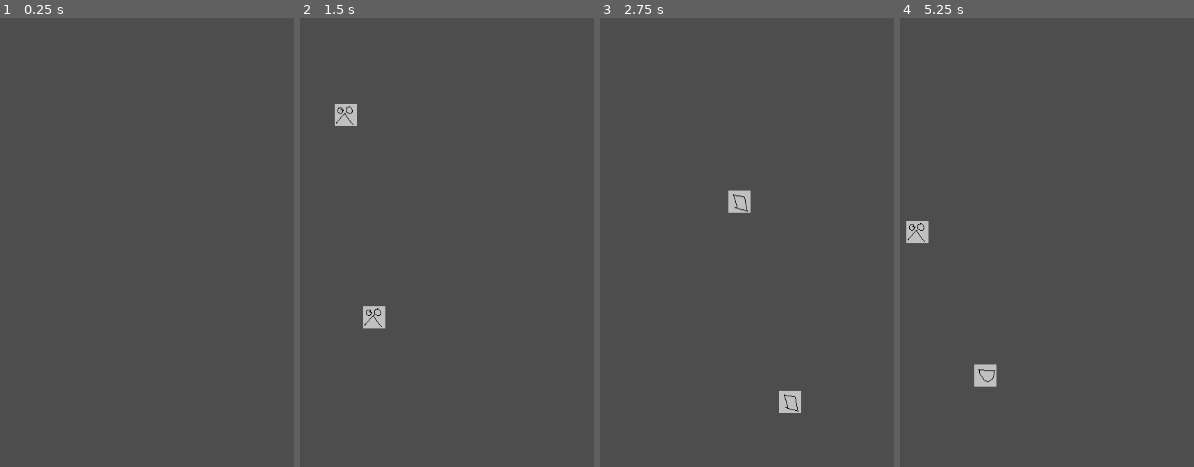
Above: before the commit, frames 1-4 (left to right).
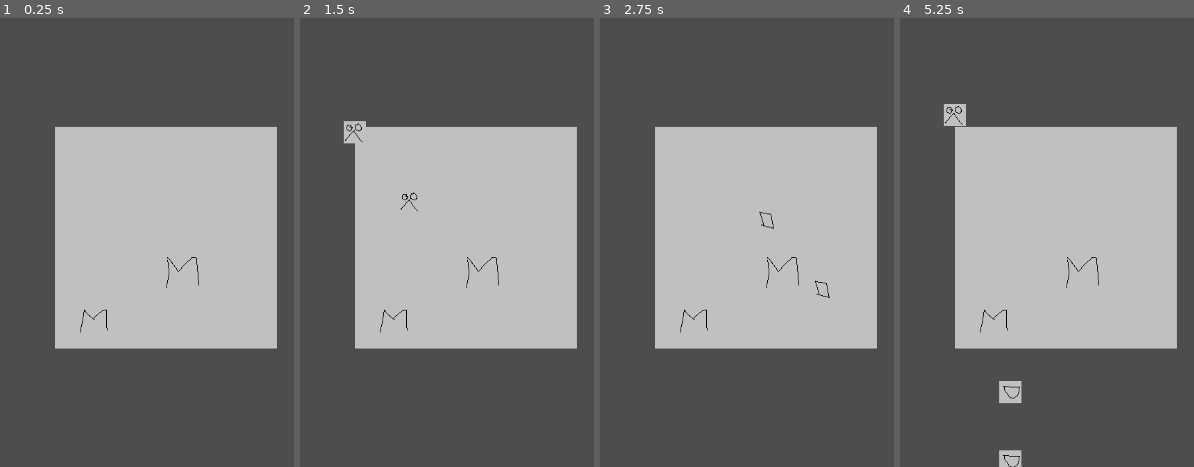
Above: after the commit, the same moments.

Repository: nfraprado/gamejam-2026-01-27
Game: Godot game, scene res://main.tscn
Two runs of this game, one before a commit and one after it. Both use one fixed random seed, a clock stepped at 60 frames per second and the inputs below.
Inputs:
- Up to frame 1 (0.25 s): no input
- Up to frame 2 (1.5 s): tap Enter at 0.5 s; hold A (SendLane1) 0.53-1.28 s; tap S (SendLane2) at 1.35 s
- Up to frame 3 (2.75 s): hold D (SendLane3) from 2.03 s (still down)
- Up to frame 4 (5.25 s): release D (SendLane3) at 2.78 s; tap F (SendLane4) at 2.85 s; hold G (SendLane5) 3.53-4.28 s; tap A (SendLane1) at 4.35 s; hold S (SendLane2) from 5.03 s (still down)

The runs differ from the first frame. In frame 1, 37% of the frame differs, in the area x 18-95%, y 24-74%; in frame 2, 37%; in frame 3, 37%; in frame 4, 39%, in the area x 2-95%, y 19-100%.

Commit message:
Align spawns

Diff:
--- a/enemy_spawner.tscn
+++ b/enemy_spawner.tscn
@@ -11,16 +11,16 @@
 position = Vector2(-160, 0)
 
 [node name="Lane2" type="Marker2D" parent="." unique_id=1108920040]
-position = Vector2(-78, -2)
+position = Vector2(-80, 0)
 
 [node name="Lane3" type="Marker2D" parent="." unique_id=762889639]
-position = Vector2(-1, 1)
+position = Vector2(0, 1)
 
 [node name="Lane4" type="Marker2D" parent="." unique_id=677053786]
-position = Vector2(89, -5)
+position = Vector2(80, 0)
 
 [node name="Lane5" type="Marker2D" parent="." unique_id=1406857735]
-position = Vector2(188, -1)
+position = Vector2(160, 0)
 
 [node name="Timer" type="Timer" parent="." unique_id=504267637]
 autostart = true
--- a/main.tscn
+++ b/main.tscn
@@ -7,12 +7,12 @@
 [node name="Main" type="Node2D" unique_id=645267586]
 
 [node name="PlayerSpawner" parent="." unique_id=29089795 instance=ExtResource("1_0xm2m")]
-position = Vector2(551, 608)
+position = Vector2(588, 632)
 
 [node name="EnemySpawner" parent="." unique_id=1690881379 instance=ExtResource("2_h2yge")]
-position = Vector2(534, 184)
+position = Vector2(588, 15)
 
 [node name="Sprite2D" type="Sprite2D" parent="." unique_id=1862665704]
-visible = false
-position = Vector2(557, 290)
+z_index = -1
+position = Vector2(588, 317)
 texture = ExtResource("3_h2yge")
--- a/player_spawner.tscn
+++ b/player_spawner.tscn
@@ -15,19 +15,18 @@
 shape = SubResource("RectangleShape2D_7dm0k")
 
 [node name="Lane1" type="Marker2D" parent="." unique_id=319937776]
-position = Vector2(-136, -1)
+position = Vector2(-160, 0)
 
 [node name="Lane2" type="Marker2D" parent="." unique_id=752831547]
-position = Vector2(-79, 0)
+position = Vector2(-80, 0)
 
 [node name="Lane3" type="Marker2D" parent="." unique_id=1457174111]
-position = Vector2(-1, -1)
 
 [node name="Lane4" type="Marker2D" parent="." unique_id=326321650]
-position = Vector2(79, 0)
+position = Vector2(80, 0)
 
 [node name="Lane5" type="Marker2D" parent="." unique_id=148018225]
-position = Vector2(144, -2)
+position = Vector2(160, 0)
 
 [node name="Queue" parent="." unique_id=1165457003 instance=ExtResource("3_kg5k4")]
 
